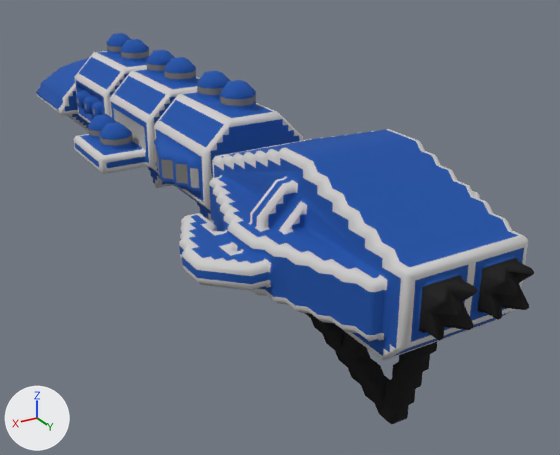
The OBJ model src/jsMain/resources/meshes/diadochi-4-moloch-class.obj, before and after one commit.
One viewpoint serves both versions: a 50 mm camera at (53.8, 118.4, -60.0) aimed at (-10.4, 11.4, -113.5). Arrows for +X, +Y and +Z are at lower left; the lights stay in place. Where no turn or scale is listed for an object, it has been applied to the vertices.

Names of what the first picture shows: 'diadochi-4-moloch-class'.
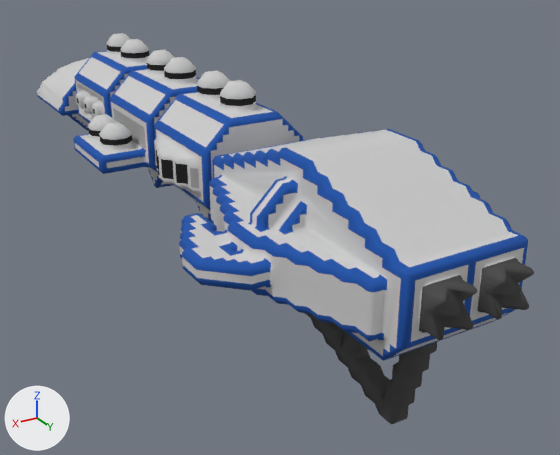
The newer file is also turned or shifted as a whole; pictures and numbers use the older file's frame.

Pixel boxes (x1, y1, x2, y2) of what changed, in the pictures (560 x 455 px; the box of a moved part takes in the faces that stretch with it):
part 1 of me_diadochi_4_moloch_class, moved or reshaped
    before: (110, 35, 240, 222)
    after: (126, 35, 175, 58)
part 2 of me_diadochi_4_moloch_class, moved or reshaped
    before: (198, 271, 534, 330)
    after: (198, 240, 529, 361)
part 3 of me_diadochi_4_moloch_class, surface changed
    both: (36, 33, 534, 424)

The edits, one by one:
me_diadochi_4_moloch_class is used by ob_diadochi_4_moloch_class; location (0.0, 0.0, 0.0).
me_diadochi_4_moloch_class had 5158 vertices, 9713 faces and spanned x -21.5..21.5, y -70.0..70.0, z -120.8..-85.8.
me_diadochi_4_moloch_class now has 5163 vertices, 9713 faces and spans x -21.5..21.5, y -70.0..70.0, z -120.8..-85.8.
me_diadochi_4_moloch_class part 1: 15 vertices removed from x -14.0..4.0, y -39.5..25.5, z -108.8..-86.3; 18 vertices added at x -14.0..14.0, y -35.0..25.0, z -109.3..-86.3.
me_diadochi_4_moloch_class part 2: 2 vertices moved from x -5.5..5.5, y 68.5..69.5, z -100.3..-98.3 to x -6.0..4.0, y 68.5..69.5, z -98.8; 8 vertices removed from x -5.0..21.0, y 47.0..69.5, z -100.3..-96.3; 10 vertices added at x -4.0..20.0, y 47.5..69.5, z -104.8..-96.3.
me_diadochi_4_moloch_class part 3: 8627 kept faces spanning x -21.5..21.5, y -70.0..70.0, z -120.8..-85.8 get new texture (UV) coordinates.
